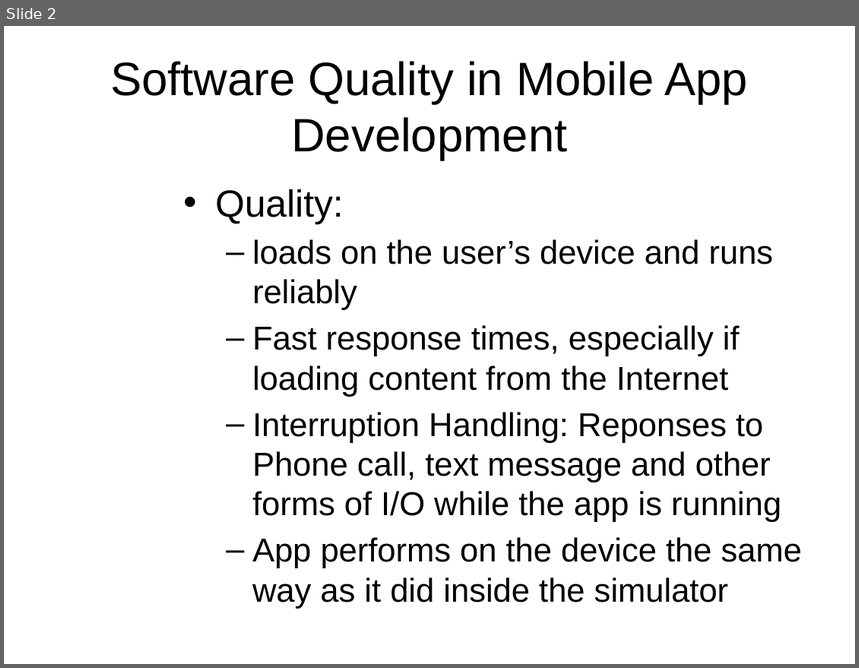
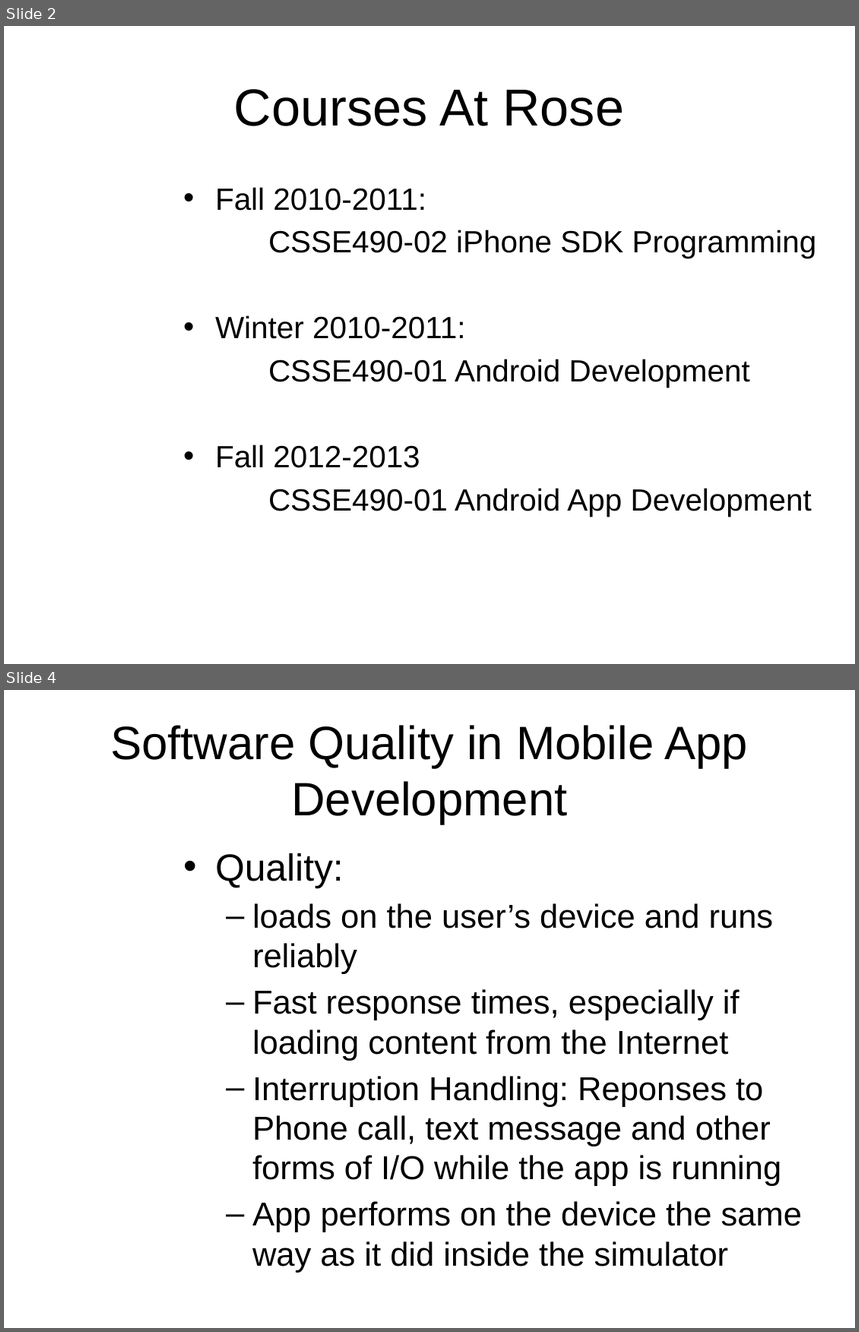
Before and after one commit to veevickytoria/WhatsInTheFridge, a slide deck: Documents/Domain Track Presentation.pptx. Shown one above the other, each under a label of ours: slide 2 before the commit, slides 2 and 4 after it; the slides between them are not shown. The pictures are 859x668 and 859x1332 pixels, drawn with LibreOffice and Linux fonts; fonts in the diff are those of the drawing; background and template pictures are left out. Boxes give left, top, right and bottom in pixels: in the first picture for what was removed or moved away, otherwise in the second. Text is boxed around its words. In the diff, an @@ line names an element or a change of style, - is before the commit and + after.

```diff
--- a/Documents/Domain Track Presentation.pptx
+++ b/Documents/Domain Track Presentation.pptx
@@ slide 2 added at [4, 26, 855, 664], background picture (left out) @@
@@ title added at [234, 89, 625, 126], 44 pt, text #000000 @@
+Courses At Rose
@@ text added at [215, 187, 817, 516], 26 pt, text #000000 @@
+• Fall 2010-2011:
+CSSE490-02 iPhone SDK Programming
+• Winter 2010-2011:
+CSSE490-01 Android Development
+• Fall 2012-2013
+CSSE490-01 Android App Development
@@ what was slide 2 is now slide 4 @@
```
Also in this commit, not shown: 3 slides changed, 1 other slide added.
